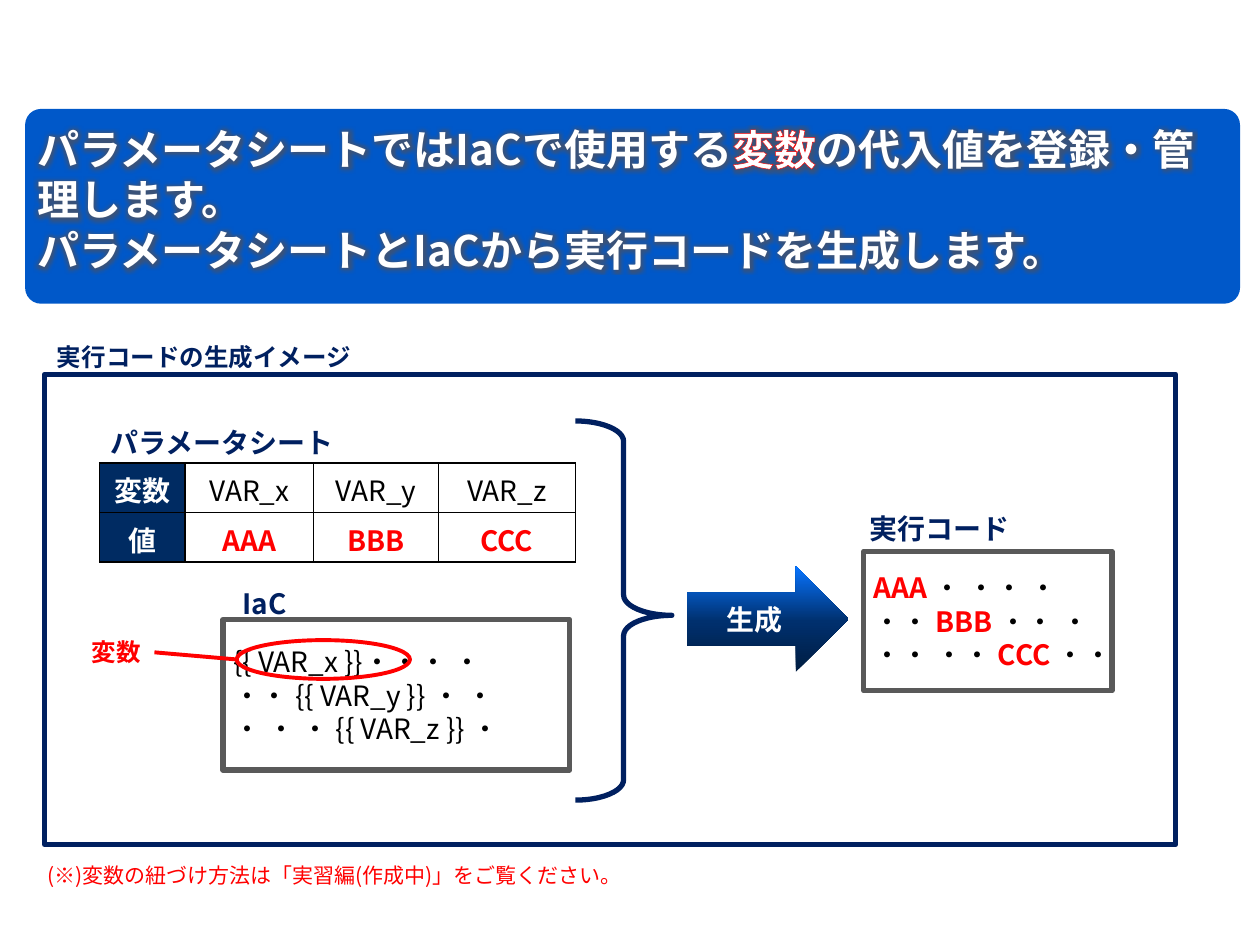
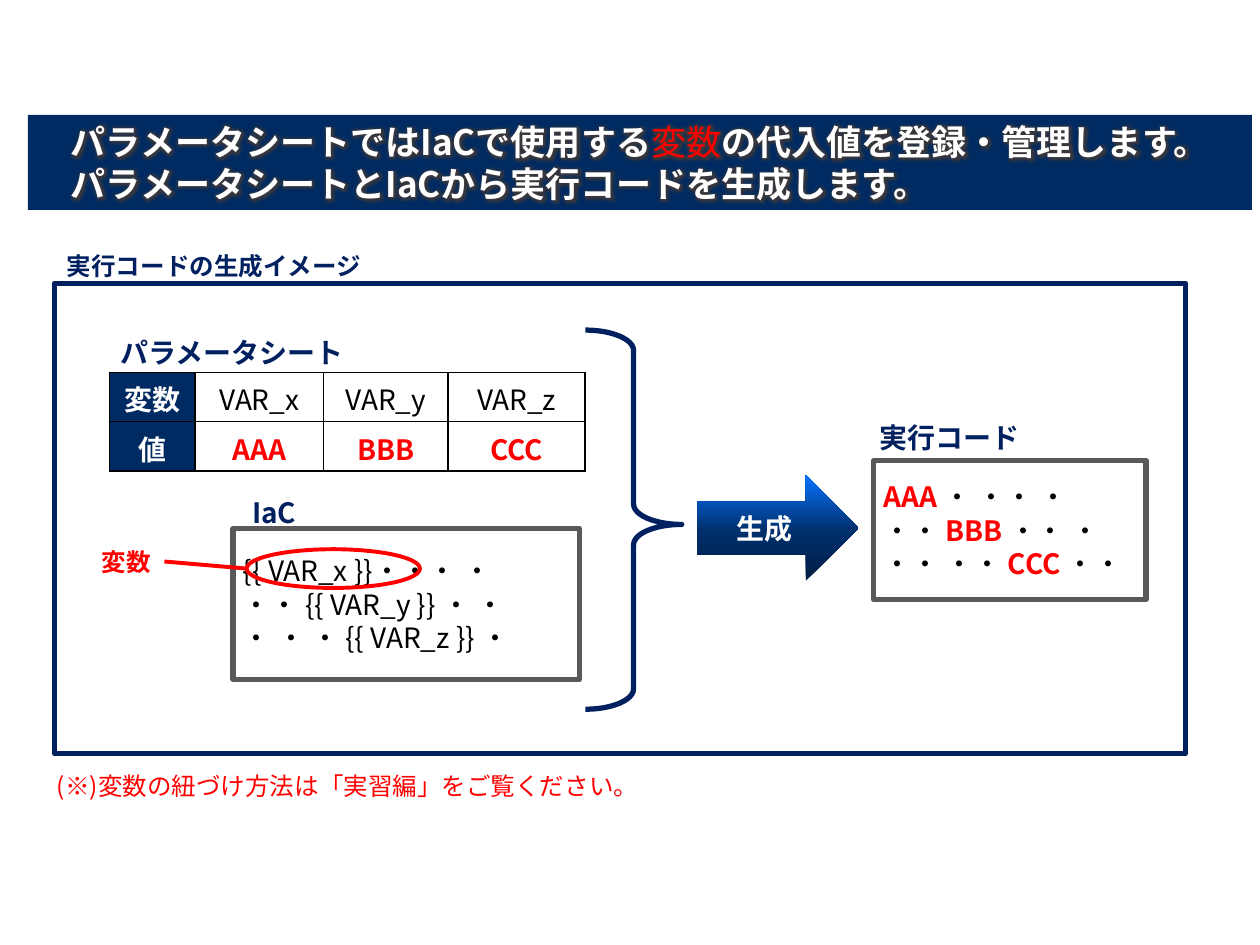
Before and after one commit to exastro-suite/it-automation-docs, a slide deck: slide 17 of asset/Learn_ja/ITA-hg-ps_classroom_lecture_ja.pptx. Drawn at 1260x945 pixels with LibreOffice and Linux fonts; fonts in the diff are those of the drawing; background and template pictures are left out. Boxes give left, top, right and bottom in pixels: in the first picture for what was removed or moved away, otherwise in the second. Text is boxed around its words. In the diff, an @@ line names an element or a change of style, - is before the commit and + after.

```diff
--- a/asset/Learn_ja/ITA-hg-ps_classroom_lecture_ja.pptx
+++ b/asset/Learn_ja/ITA-hg-ps_classroom_lecture_ja.pptx
@@ rectangle "パラメータシートではIaCで使用する変数の代入値を登録・管理します。": place and size @@
-rectangle "パラメータシートではIaCで使用する変数の代入値を登録・管理します。" at box(25, 108, 1240, 304)
+rectangle "パラメータシートではIaCで使用する変数の代入値を登録・管理します。" at box(28, 115, 1251, 209)
@@ rectangle "パラメータシートではIaCで使用する変数の代入値を登録・管理します。" at box(28, 115, 1251, 209): size 24 to 20 pt; text colour #FFFFFF to #FF0000, letter outline #FF0000 0.8 pt to none, bold off in "パラメータシートではIaCで使用する変数の代入値を登録・管理します。"; vertical alignment top to middle; rounded rectangle to rectangle; fill #0058C9 to #002B62 @@
@@ rectangle "AAA ・ ・・ ・": place and size @@
-rectangle "AAA ・ ・・ ・" at box(864, 552, 1113, 692)
+rectangle "AAA ・ ・・ ・" at box(873, 461, 1145, 601)
@@ 5 texts, 2 rectangles, 1 right arrow, 1 table, 1 ellipse, 1 right brace, 1 line: place and size @@
-5 texts, 2 rectangles, 1 right arrow, 1 table, 1 ellipse, 1 right brace, 1 line at box(44, 345, 1176, 844)
+5 texts, 2 rectangles, 1 right arrow, 1 table, 1 ellipse, 1 right brace, 1 line at box(54, 254, 1186, 753)
@@ text at box(57, 774, 638, 800): text changed; size 12 to 14 pt @@
-(※)変数の紐づけ方法は「実習編(作成中)」をご覧ください。
+(※)変数の紐づけ方法は「実習編」をご覧ください。
```
Also in this commit, not shown: 27 other slides changed, 1 other file.
